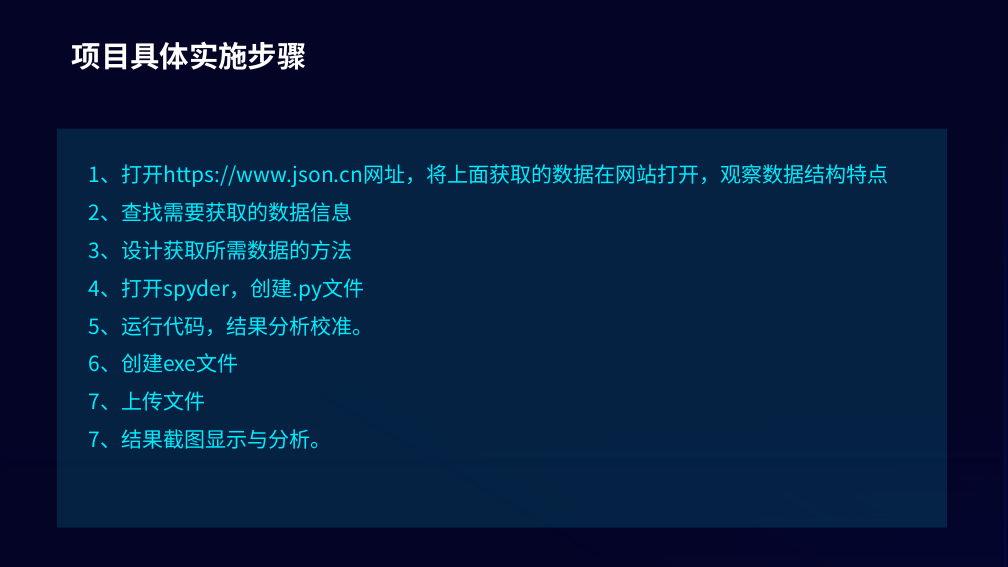
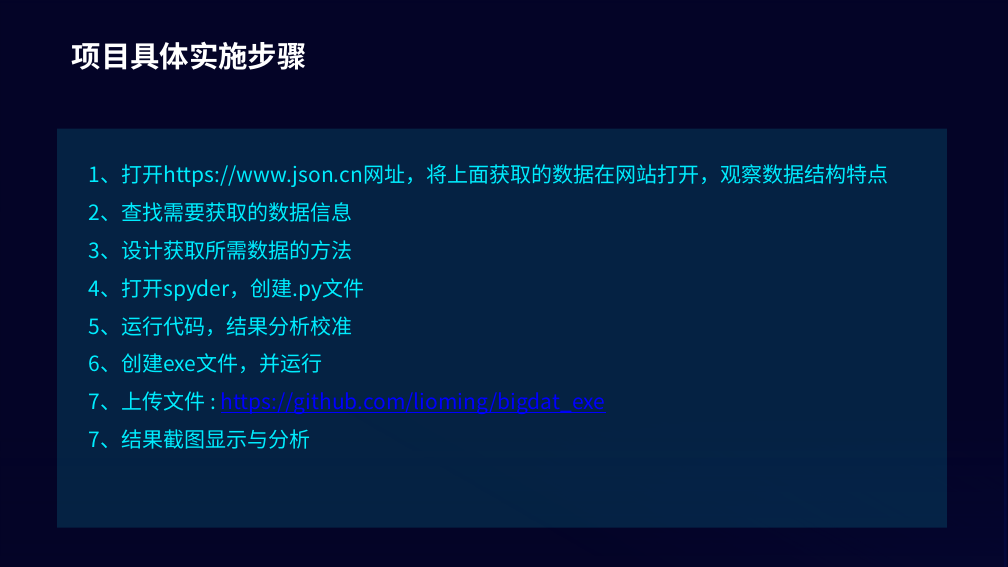
Before and after one commit to lioming/bigdat_exe, a slide deck: slide 9 of 五天天气查询项目答辩_李明珍_6组.pptx (slide 10 before the commit). Drawn at 1008x567 pixels with LibreOffice and Linux fonts; fonts in the diff are those of the drawing; background and template pictures are left out. Boxes give left, top, right and bottom in pixels: in the first picture for what was removed or moved away, otherwise in the second. Text is boxed around its words. In the diff, an @@ line names an element or a change of style, - is before the commit and + after.

```diff
--- a/五天天气查询项目答辩_李明珍_6组.pptx
+++ b/五天天气查询项目答辩_李明珍_6组.pptx
@@ text at <box>88,316,606,449</box>: text changed @@
-5、运行代码，结果分析校准。
-6、创建exe文件
-7、上传文件
-7、结果截图显示与分析。
+5、运行代码，结果分析校准
+6、创建exe文件，并运行
+7、上传文件 : https://github.com/lioming/bigdat_exe
+7、结果截图显示与分析
```
Also in this commit, not shown: 6 other slides changed, 4 slides added, 2 slides removed.
